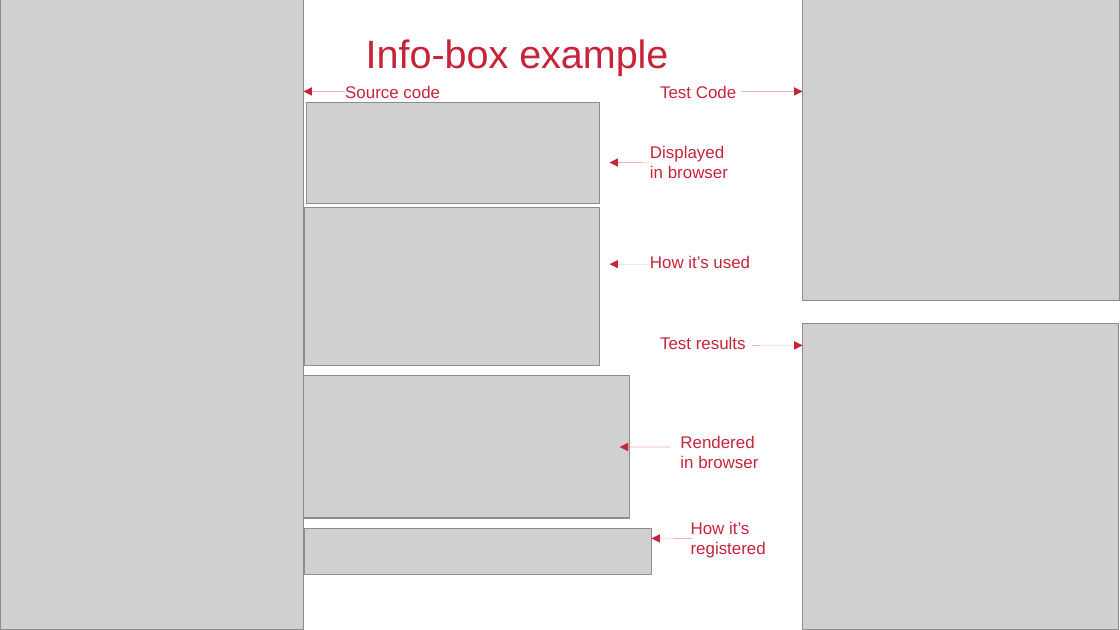
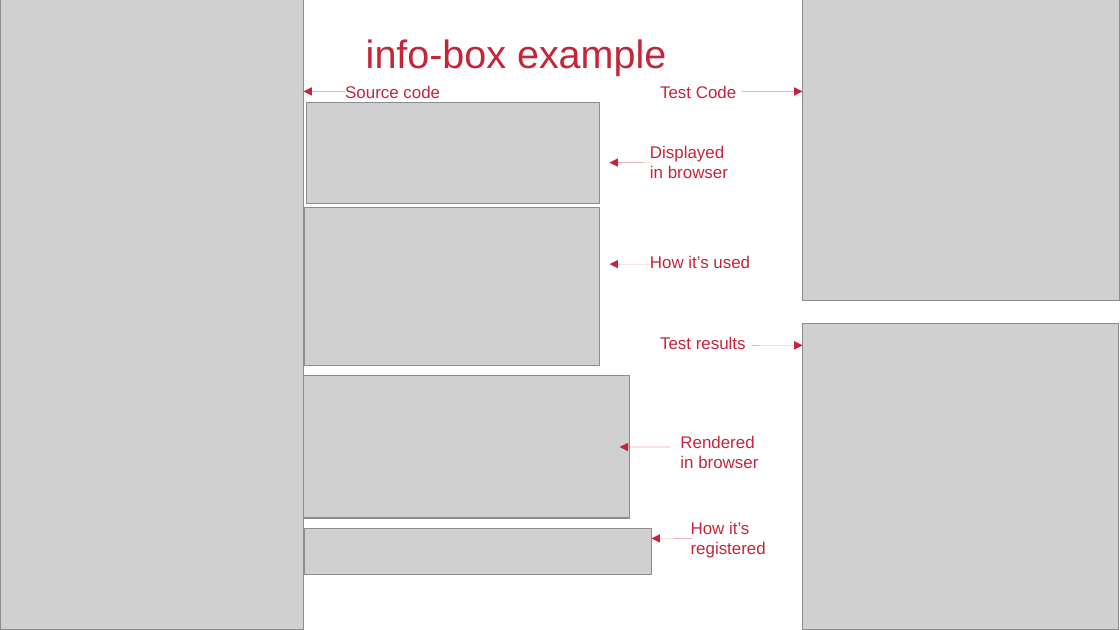
Before and after one commit to QuiWorks/wc-presentation, a slide deck: slide 3 of wc-pp-presentation.odp. Drawn at 1120x630 pixels with LibreOffice and Linux fonts; fonts in the diff are those of the drawing; grey boxes stand for pictures; background and template pictures are left out. Boxes give left, top, right and bottom in pixels: in the first picture for what was removed or moved away, otherwise in the second. Text is boxed around its words. In the diff, an @@ line names an element or a change of style, - is before the commit and + after.

```diff
--- a/wc-pp-presentation.odp
+++ b/wc-pp-presentation.odp
@@ title at <box>366,39,666,76</box>: text changed @@
-Info-box example
+info-box example
```
Also in this commit, not shown: 1 slide added, 1 slide removed.
